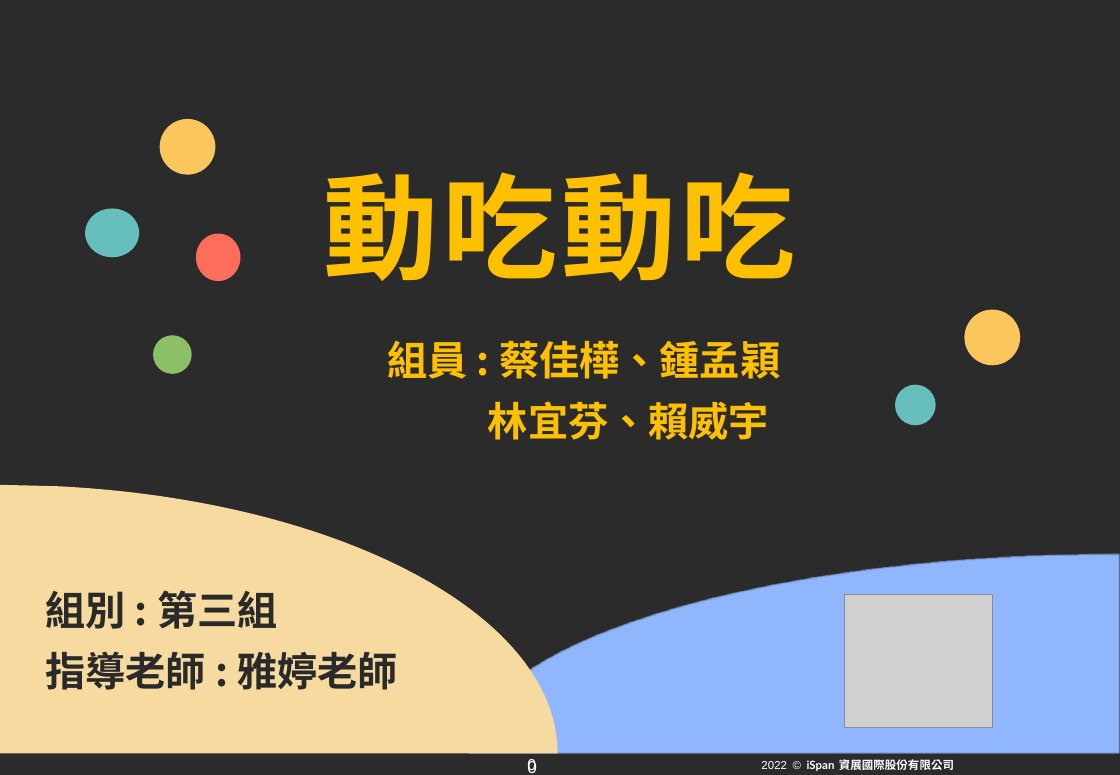
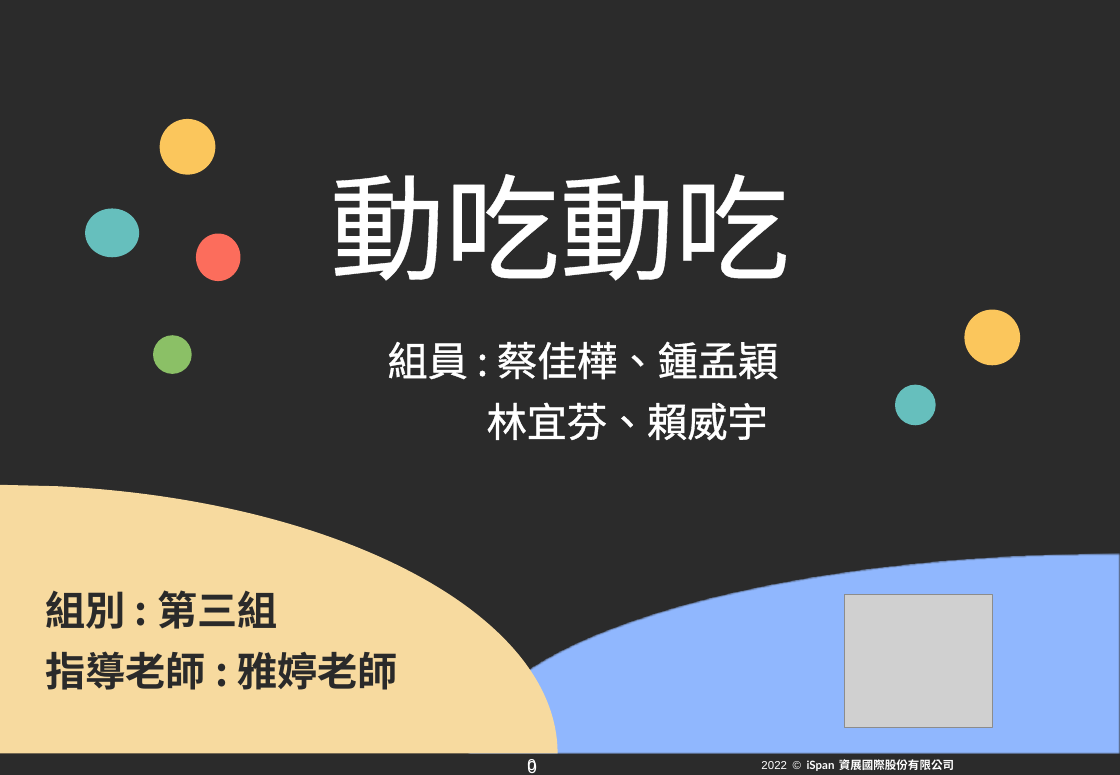
Before and after one commit to becauseyu/start_fitness, a slide deck: slide 1 of 期末報告企畫書與ppt/第三組動吃動吃 更0715.pptx. Drawn at 1120x775 pixels with LibreOffice and Linux fonts; fonts in the diff are those of the drawing; grey boxes stand for pictures; background and template pictures are left out; a plain dark background stands for a picture behind light text. Boxes give left, top, right and bottom in pixels: in the first picture for what was removed or moved away, otherwise in the second. Text is boxed around its words. In the diff, an @@ line names an element or a change of style, - is before the commit and + after.

```diff
--- a/期末報告企畫書與ppt/第三組動吃動吃 更0715.pptx
+++ b/期末報告企畫書與ppt/第三組動吃動吃 更0715.pptx
@@ title "動吃動吃" at (330, 174, 789, 281): text colour #FFC000 to #FFFFFF, letter spacing 3 to 0 pt, letter outline none to #FFFFFF 1.45 pt, bold off @@
@@ text "組員 : 蔡佳樺、鍾孟穎" at (388, 341, 778, 441): text colour #FFC000 to #FFFFFF, letter outline none to #FFFFFF 1.45 pt, bold off @@
```
Also in this commit, not shown: 7 other slides changed, 1 slide removed.
